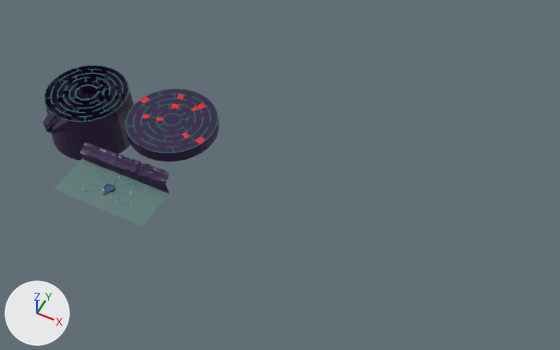
Two versions of the Blender file LastDoor.blend, one commit apart.
Both versions are drawn from a 50 mm camera at (573.0, -561.0, 888.0) aimed at (227.0, 131.0, 24.0). The lights are fixed; the arrows at lower left show +X, +Y and +Z.

Before the edit, the objects in view are built like this:
```python
ob_cube = bpy.data.objects.new('Cube', me_cube)
ob_cube.location = (0.0, 0.0, 0.0)
ob_cube.rotation_euler = (1.571, 0.0, 0.0)  # degrees (90, 0, 0)
ob_cylinder_008 = bpy.data.objects.new('Cylinder.008', me_cylinder_008)
ob_cylinder_008.location = (18.0, 163.0, 3.0)
ob_cylinder_008.scale = (78.2, 78.2, 17.1)
ob_ground = bpy.data.objects.new('Ground', me_cube_006)
ob_ground.parent = ob_cube
ob_ground.location = (0.0, 0.0, 0.0)
ob_ground.rotation_euler = (1.571, 0.0, 0.0)  # degrees (90, 0, 0)
ob_labyrinthe_001 = bpy.data.objects.new('Labyrinthe.001', me_cylinder_011)
ob_labyrinthe_001.location = (-133.0, 145.0, 18.0)
ob_labyrinthe_001.rotation_euler = (1.571, 0.0, 0.0)  # degrees (90, 0, 0)
```
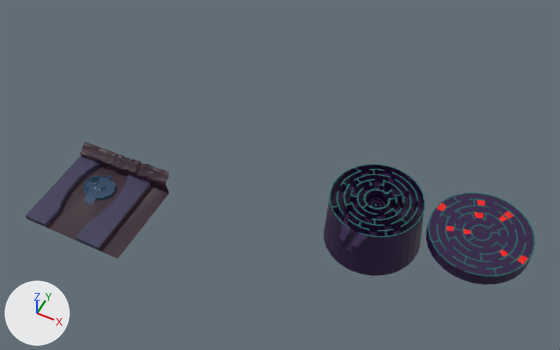
Pixel boxes (x1, y1, x2, y2) of what changed, in the pictures (560 x 350 px):
'Labyrinthe.001', moved
    before: (43, 65, 134, 160)
    after: (323, 164, 425, 276)
'Cylinder.008', moved
    before: (125, 89, 219, 162)
    after: (426, 193, 535, 285)
'Cube', reshaped (59% wider, 125% taller)
    before: (80, 142, 170, 193)
    after: (26, 142, 170, 258)
'Ground', deleted (cyan)
    before: (54, 159, 169, 226)
'Circle1', moved
    before: (80, 92, 95, 99)
    after: (367, 196, 386, 207)
'Circle2', moved
    before: (83, 94, 93, 99)
    after: (370, 200, 382, 208)
part 1 of me_cube, built on
    before: (96, 164, 162, 191)
    after: (26, 156, 169, 258)
part 2 of me_cube, recoloured
    both: (80, 142, 170, 191)

Diff of the bpy script that builds the scene:
```diff
--- a/LastDoor.blend.py
+++ b/LastDoor.blend.py
@@ me_cube @@
 # used by ob_cube; location = (0.0, 0.0, 0.0); rotation_euler = (1.571, 0.0, 0.0), in degrees (90, 0, 0)
-me_cube.from_pydata(...)  # 541 vertices, 315 faces; spans x -74.0..86.0, y 0.0..30.0, z -58.0..-3.0
+me_cube.from_pydata(...)  # 1533 vertices, 994 faces; spans x -74.0..86.0, y 0.0..30.0, z -58.0..93.0
+# me_cube part 1: 6 vertices removed from x -45.0..27.0, y 0.0, z -41.0..-3.0; 1002 vertices added at x -74.0..86.0, y 0.0..8.0, z -41.0..93.0
+# me_cube part 2: 305 faces spanning x -74.0..82.0, y 0.0..30.0, z -58.0..-40.0 switch from mat_default_material (dark purple #290f41) to mat_pants_001 (picture img_palettecolorforblender_png_001)
@@ ob_ground @@
-ob_ground = bpy.data.objects.new('Ground', me_cube_006)
-ob_ground.parent = ob_cube
-ob_ground.matrix_parent_inverse = Matrix(((1.0, 0.0, 0.0, 0.0), (0.0, 0.0, 1.0, 0.0), (0.0, -1.0, 0.0, 0.0), (0.0, 0.0, 0.0, 1.0)))
-ob_ground.location = (0.0, 0.0, 0.0)
-ob_ground.rotation_euler = (1.571, 0.0, 0.0)  # degrees (90, 0, 0)
@@ ob_cylinder_008 @@
 ob_cylinder_008 = bpy.data.objects.new('Cylinder.008', me_cylinder_008)
-ob_cylinder_008.location = (18.0, 163.0, 3.0)
+ob_cylinder_008.location = (527.0, 163.0, 3.0)
 ob_cylinder_008.scale = (78.2, 78.2, 17.1)
@@ ob_labyrinthe_001 @@
 ob_labyrinthe_001 = bpy.data.objects.new('Labyrinthe.001', me_cylinder_011)
-ob_labyrinthe_001.location = (-133.0, 145.0, 18.0)
+ob_labyrinthe_001.location = (376.0, 145.0, 18.0)
 ob_labyrinthe_001.rotation_euler = (1.571, 0.0, 0.0)  # degrees (90, 0, 0)
```
